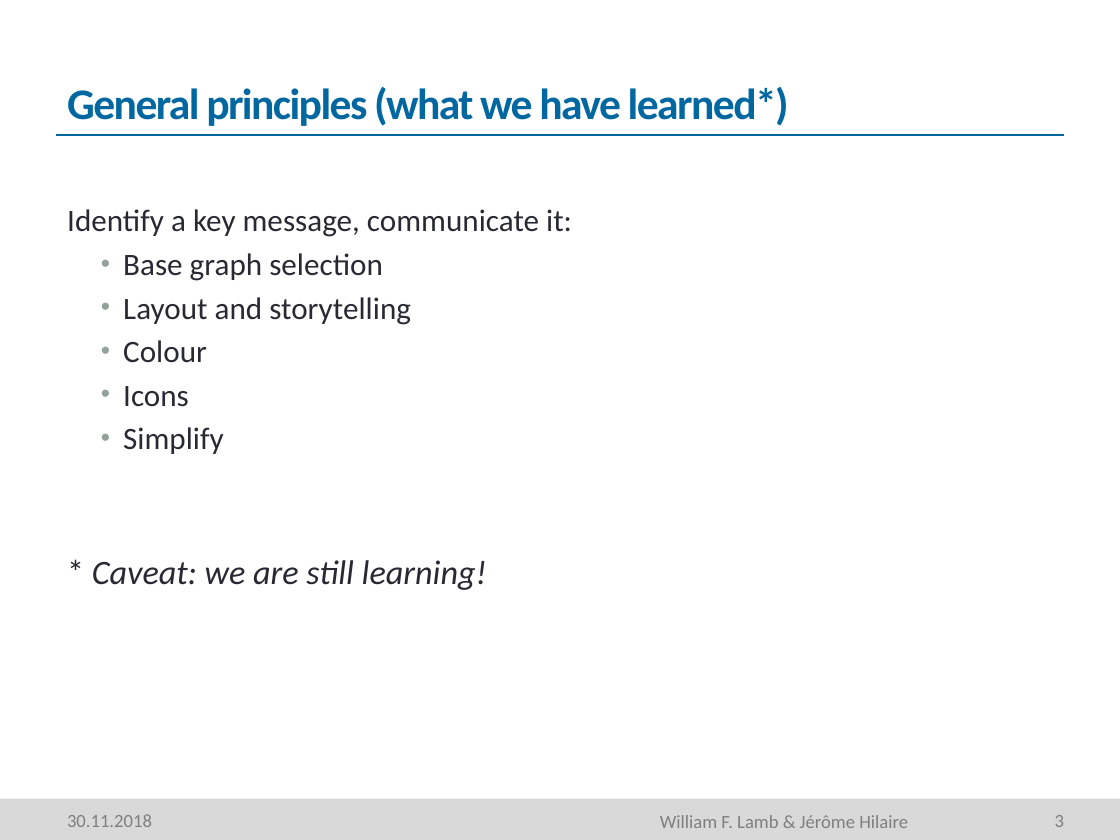
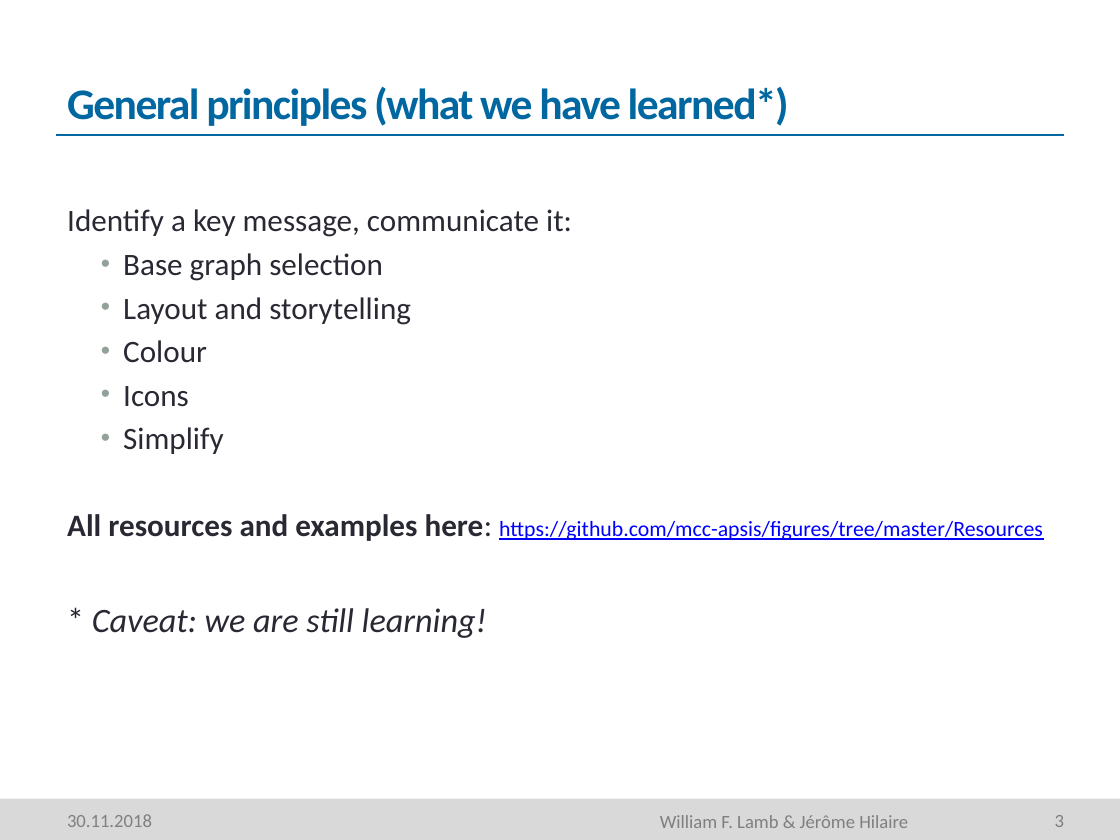
Before and after one commit to mcc-apsis/figures, a slide deck: slide 3 of Resources/Seminar part 1.pptm. Drawn at 1120x840 pixels with LibreOffice and Linux fonts; fonts in the diff are those of the drawing; background and template pictures are left out. Boxes give left, top, right and bottom in pixels: in the first picture for what was removed or moved away, otherwise in the second. Text is boxed around its words. In the diff, an @@ line names an element or a change of style, - is before the commit and + after.

```diff
--- a/Resources/Seminar part 1.pptm
+++ b/Resources/Seminar part 1.pptm
@@ text at (x1=67, y1=514, x2=1043, y2=541): paragraph added @@
+All resources and examples here: https://github.com/mcc-apsis/figures/tree/master/Resources
```
Also in this commit, not shown: 1 slide added, 2 other files.
